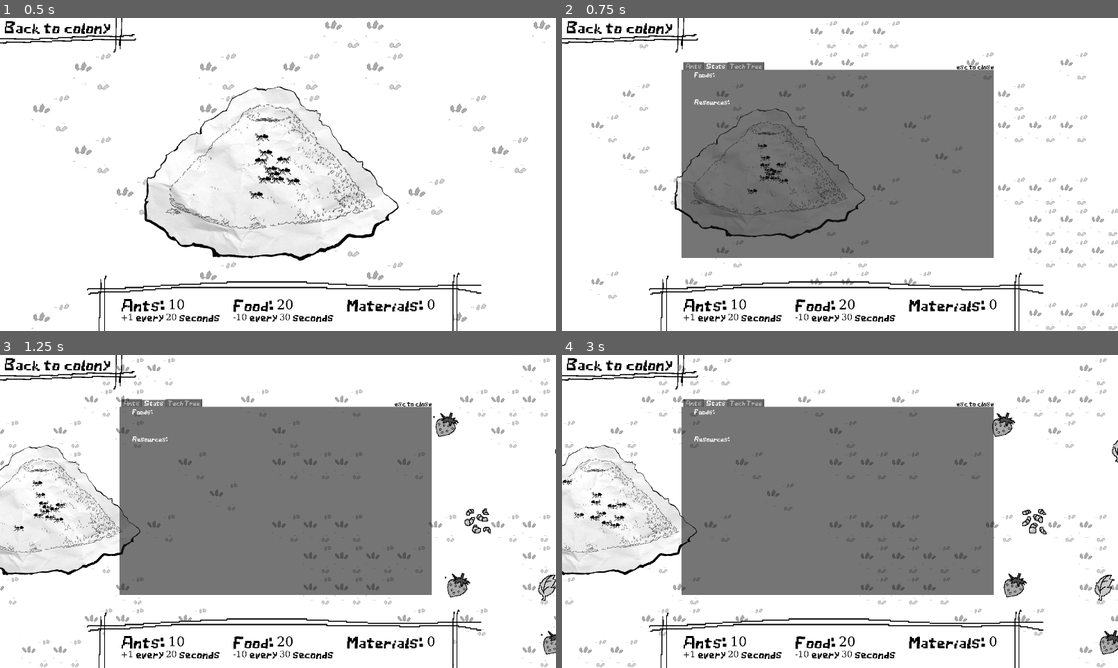
Above: before the commit, frames 1-4 (two rows, left to right).
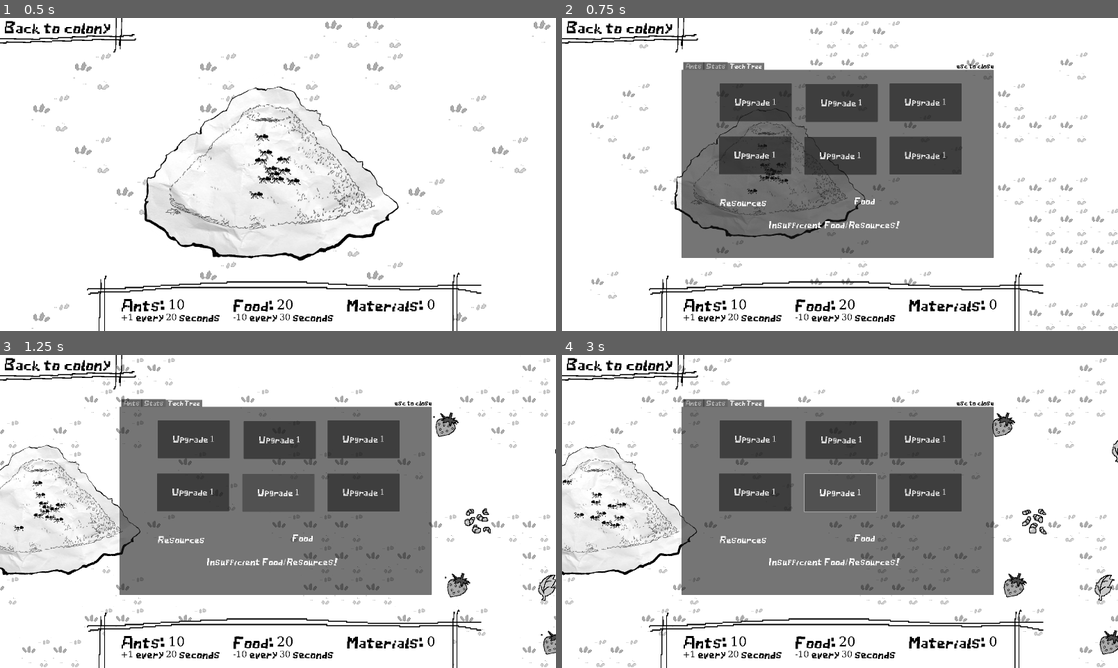
Above: after the commit, the same moments.

Repository: BongHead/GameJam2026
Game: Godot game, scene res://World.tscn
Same seed, same stepped clock (60 frames per second), same inputs: the game is played once before the commit and once after it.
Inputs (mouse positions are in pixels of both pictures, inside the frame that each line leads up to):
- Up to frame 1 (0.5 s): no input
- Up to frame 2 (0.75 s): move the mouse to (828, 171) at 0.52 s; hold D (right) from 0.53 s (still down); tap Mouse wheel down (wheel_down) at 0.6 s; click (828, 171) at 0.67 s
- Up to frame 3 (1.25 s): keep holding D (right)
- Up to frame 4 (3 s): release D (right) at 1.25 s; click (756, 439) at 1.25 s, where only the run after the commit has a clickable "Upgrade 1"; click (923, 492) at 2 s, where only the run after the commit has a clickable "Upgrade 1"; click (840, 492) at 2.75 s, where only the run after the commit has a clickable "Upgrade 1"

Frame 1 is identical in both runs. In frame 2, 10% of the frame differs, in the area x 23-78%, y 14-68%; in frame 3, 10%; in frame 4, 10%.

Commit message:
added base ui for tech tree

Diff:
--- a/gamejam2026/base_menu_ui.tscn
+++ b/gamejam2026/base_menu_ui.tscn
@@ -1,13 +1,13 @@
-[gd_scene load_steps=2 format=3 uid="uid://bpt286u1dvbw1"]
+[gd_scene load_steps=2 format=3 uid="uid://bodtsshhxf3h6"]
 
 [ext_resource type="FontFile" uid="uid://vtq2j2itl4j2" path="res://fonts/AntFont-Regular (1).ttf" id="1_6afh4"]
 
 [node name="base_menu_ui" type="TabContainer"]
-offset_right = 711.0
-offset_bottom = 428.0
+offset_right = 1447.0
+offset_bottom = 836.0
 theme_override_fonts/font = ExtResource("1_6afh4")
 theme_override_font_sizes/font_size = 25
-current_tab = 1
+current_tab = 2
 
 [node name="Ants" type="TabBar" parent="."]
 visible = false
@@ -26,6 +26,7 @@
 text = "esc to close"
 
 [node name="Stats" type="TabBar" parent="."]
+visible = false
 layout_mode = 2
 metadata/_tab_index = 1
 
@@ -90,7 +91,6 @@
 text = "esc to close"
 
 [node name="Tech Tree" type="TabBar" parent="."]
-visible = false
 layout_mode = 2
 metadata/_tab_index = 2
 
@@ -104,3 +104,88 @@
 theme_override_fonts/font = ExtResource("1_6afh4")
 theme_override_font_sizes/font_size = 25
 text = "esc to close"
+
+[node name="Button" type="Button" parent="Tech Tree"]
+layout_mode = 0
+offset_left = 176.0
+offset_top = 63.0
+offset_right = 508.0
+offset_bottom = 237.0
+theme_override_fonts/font = ExtResource("1_6afh4")
+theme_override_font_sizes/font_size = 35
+text = "Upgrade 1"
+
+[node name="Button2" type="Button" parent="Tech Tree"]
+offset_left = 958.0
+offset_top = 308.0
+offset_right = 1290.0
+offset_bottom = 482.0
+theme_override_fonts/font = ExtResource("1_6afh4")
+theme_override_font_sizes/font_size = 35
+text = "Upgrade 1"
+
+[node name="Button3" type="Button" parent="Tech Tree"]
+offset_left = 566.0
+offset_top = 309.0
+offset_right = 898.0
+offset_bottom = 483.0
+theme_override_fonts/font = ExtResource("1_6afh4")
+theme_override_font_sizes/font_size = 35
+text = "Upgrade 1"
+
+[node name="Button4" type="Button" parent="Tech Tree"]
+offset_left = 173.0
+offset_top = 307.0
+offset_right = 505.0
+offset_bottom = 481.0
+theme_override_fonts/font = ExtResource("1_6afh4")
+theme_override_font_sizes/font_size = 35
+text = "Upgrade 1"
+
+[node name="Button5" type="Button" parent="Tech Tree"]
+offset_left = 958.0
+offset_top = 63.0
+offset_right = 1290.0
+offset_bottom = 237.0
+theme_override_fonts/font = ExtResource("1_6afh4")
+theme_override_font_sizes/font_size = 35
+text = "Upgrade 1"
+
+[node name="Button6" type="Button" parent="Tech Tree"]
+offset_left = 572.0
+offset_top = 66.0
+offset_right = 904.0
+offset_bottom = 240.0
+theme_override_fonts/font = ExtResource("1_6afh4")
+theme_override_font_sizes/font_size = 35
+text = "Upgrade 1"
+
+[node name="Resources" type="Label" parent="Tech Tree"]
+layout_mode = 0
+offset_left = 176.0
+offset_top = 593.0
+offset_right = 543.0
+offset_bottom = 670.0
+theme_override_fonts/font = ExtResource("1_6afh4")
+theme_override_font_sizes/font_size = 35
+text = "Resources"
+
+[node name="Food" type="Label" parent="Tech Tree"]
+layout_mode = 0
+offset_left = 796.0
+offset_top = 585.0
+offset_right = 1164.0
+offset_bottom = 651.0
+theme_override_fonts/font = ExtResource("1_6afh4")
+theme_override_font_sizes/font_size = 35
+text = "Food"
+
+[node name="ErrorMessage" type="Label" parent="Tech Tree"]
+layout_mode = 0
+offset_left = 401.0
+offset_top = 695.0
+offset_right = 1003.0
+offset_bottom = 767.0
+theme_override_fonts/font = ExtResource("1_6afh4")
+theme_override_font_sizes/font_size = 35
+text = "Insufficient Food/Resources!"
